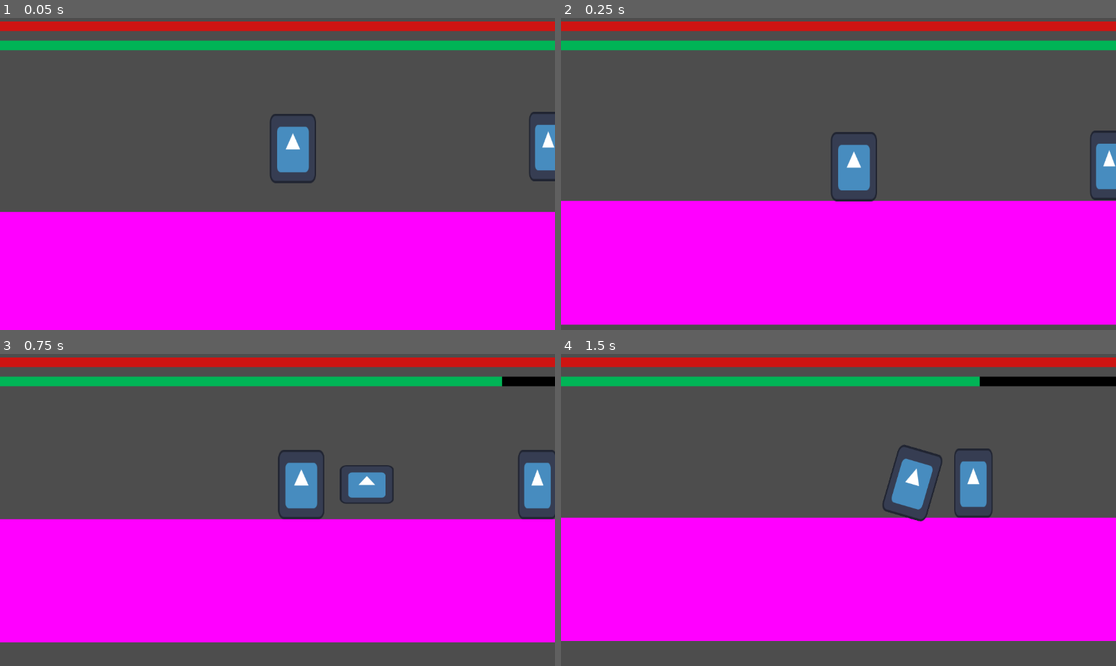
Above: before the commit, frames 1-4 (two rows, left to right).
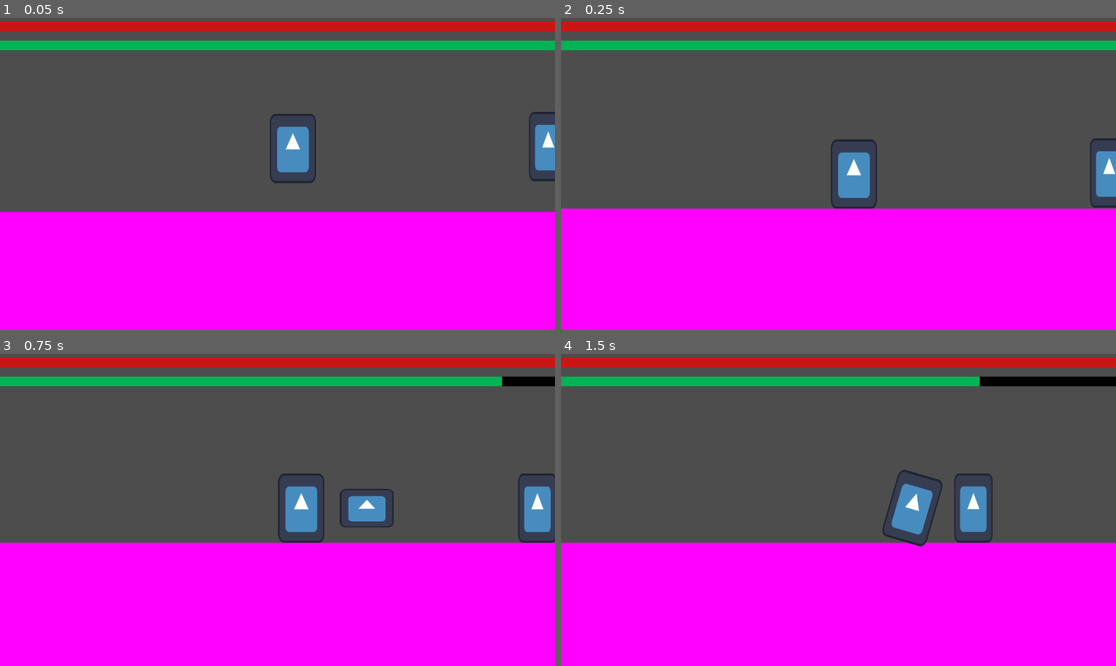
Above: after the commit, the same moments.

Repository: CodeScratcher/soulslike
Game: Godot game, scene res://Levels/test_scene.tscn
Same seed, same stepped clock (60 frames per second), same inputs: the game is played once before the commit and once after it. The engine's default icon, where the game draws it, is replaced by a stand-in: a white triangle on a blue panel in a dark square.
Inputs (mouse positions are in pixels of both pictures, inside the frame that each line leads up to):
- Up to frame 1 (0.05 s): no input
- Up to frame 2 (0.25 s): no input
- Up to frame 3 (0.75 s): move the mouse to (399, 494) at 0.52 s; hold D (right) from 0.53 s (still down); click (399, 494) at 0.6 s
- Up to frame 4 (1.5 s): keep holding D (right); tap W (jump) at 0.77 s; move the mouse to (727, 525) at 1.27 s; tap Space (roll) at 1.35 s

Frame 1 is identical in both runs. In frame 2, 5.4% of the frame differs, in the area x 0-100%, y 36-100%; in frame 3, 18%; in frame 4, 18%, in the area x 0-100%, y 28-100%.

Commit message:
added rooms

Diff:
--- a/Levels/test_scene.tscn
+++ b/Levels/test_scene.tscn
@@ -1,13 +1,20 @@
-[gd_scene load_steps=6 format=3 uid="uid://djhm6uvkeixqq"]
+[gd_scene load_steps=9 format=3 uid="uid://djhm6uvkeixqq"]
 
 [ext_resource type="PackedScene" path="res://Objects/GUI.tscn" id="1_eyleb"]
-[ext_resource type="PackedScene" uid="uid://csv2le8er8kd3" path="res://Objects/Player.tscn" id="1_p5mk7"]
-[ext_resource type="PackedScene" uid="uid://d3am4wmcyhydx" path="res://Objects/test_enemy.tscn" id="2_5tng7"]
+[ext_resource type="PackedScene" uid="uid://lir0xmncqhfo" path="res://Objects/Player.tscn" id="1_p5mk7"]
+[ext_resource type="PackedScene" uid="uid://5ilcfle766r" path="res://Objects/test_enemy.tscn" id="2_5tng7"]
+[ext_resource type="Script" path="res://Scripts/Room.gd" id="4_1veg3"]
 
 [sub_resource type="RectangleShape2D" id="RectangleShape2D_lv8da"]
 size = Vector2(1151, 128)
 
 [sub_resource type="PlaceholderTexture2D" id="PlaceholderTexture2D_ri3h2"]
+
+[sub_resource type="RectangleShape2D" id="RectangleShape2D_b6jd2"]
+size = Vector2(848, 520)
+
+[sub_resource type="RectangleShape2D" id="RectangleShape2D_srvug"]
+size = Vector2(1152, 640)
 
 [node name="TestScene" type="Node2D"]
 
@@ -32,3 +39,34 @@
 
 [node name="TestEnemy" parent="." instance=ExtResource("2_5tng7")]
 position = Vector2(776, 408)
+
+[node name="StaticBody2D2" type="StaticBody2D" parent="."]
+position = Vector2(1444, 468)
+
+[node name="CollisionShape2D" type="CollisionShape2D" parent="StaticBody2D2"]
+position = Vector2(273.5, 64)
+shape = SubResource("RectangleShape2D_lv8da")
+
+[node name="Sprite2D" type="Sprite2D" parent="StaticBody2D2"]
+position = Vector2(276, 64)
+scale = Vector2(1151, 128.25)
+texture = SubResource("PlaceholderTexture2D_ri3h2")
+
+[node name="Room2" type="Area2D" parent="."]
+collision_mask = 9
+script = ExtResource("4_1veg3")
+
+[node name="CollisionShape2D" type="CollisionShape2D" parent="Room2"]
+position = Vector2(1576, 340)
+shape = SubResource("RectangleShape2D_b6jd2")
+
+[node name="Room1" type="Area2D" parent="."]
+collision_mask = 9
+script = ExtResource("4_1veg3")
+
+[node name="CollisionShape2D" type="CollisionShape2D" parent="Room1"]
+position = Vector2(576, 320)
+shape = SubResource("RectangleShape2D_srvug")
+
+[connection signal="body_entered" from="Room2" to="Room2" method="_on_body_entered"]
+[connection signal="body_entered" from="Room1" to="Room1" method="_on_body_entered"]
--- a/Objects/Player.tscn
+++ b/Objects/Player.tscn
@@ -125,7 +125,7 @@
 [sub_resource type="RectangleShape2D" id="RectangleShape2D_8xc5h"]
 size = Vector2(56, 40)
 
-[node name="Player" type="CharacterBody2D"]
+[node name="Player" type="CharacterBody2D" groups=["player"]]
 collision_layer = 8
 collision_mask = 5
 script = ExtResource("1_ck7nh")
@@ -143,6 +143,7 @@
 
 [node name="Camera2D" type="Camera2D" parent="."]
 zoom = Vector2(2, 2)
+limit_smoothed = true
 position_smoothing_enabled = true
 
 [node name="AnimationPlayer" type="AnimationPlayer" parent="."]
--- /dev/null
+++ b/Scripts/Room.gd
@@ -0,0 +1,23 @@
+extends Area2D
+
+
+# Called when the node enters the scene tree for the first time.
+func _ready():
+	pass # Replace with function body.
+
+
+# Called every frame. 'delta' is the elapsed time since the previous frame.
+func _process(delta):
+	pass
+
+
+func _on_body_entered(body):
+	if body.is_in_group("player"):
+		var camera: Camera2D = body.get_node("Camera2D")
+		var collision: CollisionShape2D = $CollisionShape2D
+		var size = collision.shape.extents
+		camera.limit_left = collision.global_position.x - size.x
+		camera.limit_right = camera.limit_left + size.x * 2
+
+		camera.limit_top = collision.global_position.y - size.y
+		camera.limit_bottom = camera.limit_top + size.y * 2
Not shown: 1 places in Objects/Player.tscn that only renumber resources
